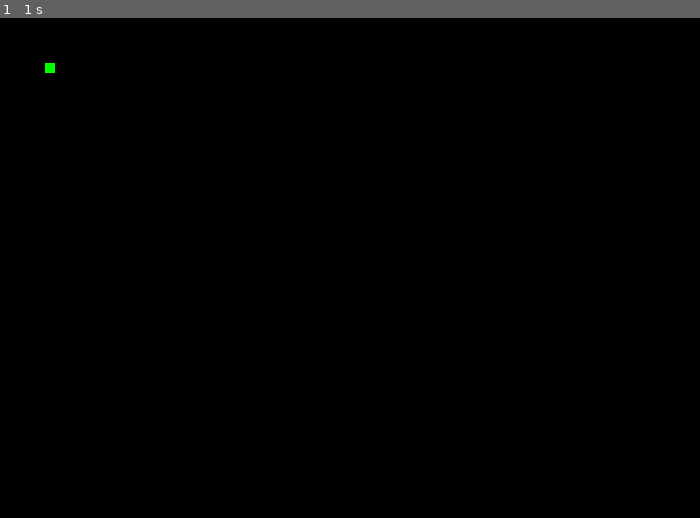
Above: before the commit, frame 1.
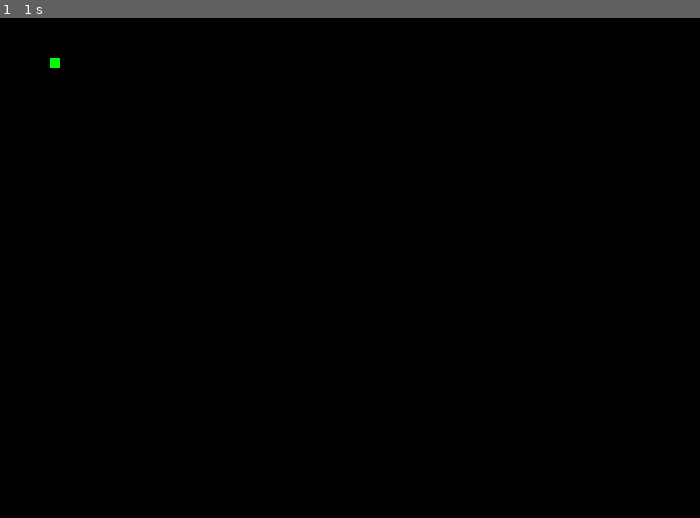
Above: after the commit, the same moment.

Repository: Jaysurya909/Pygames
Game: pygame game, started from snakegame.py
Two runs of this game, one before a commit and one after it. Both use one fixed random seed, a clock stepped at 60 frames per second and the inputs below.
Inputs:
- Up to frame 1 (1 s): hold Right 0.33-0.8 s; hold Up from 0.83 s (still down)

The runs differ from the first frame. In frame 1, less than 0.1% of the frame differs, in the area x 6-9%, y 8-11%.

Commit message:
defined controls for the snake

Diff:
--- a/snakegame.py
+++ b/snakegame.py
@@ -19,19 +19,33 @@
 #Gamevariables
 snake_x=45
 snake_y=45
-snake_size=10
+snake_size_x=10
+snake_size_y=10
 exit_game=False
 
 #Gameloop
 while not exit_game:
     gamewindow.fill(black)
-    pygame.display.update()
+    pygame.draw.rect(gamewindow,green,[snake_x,snake_y,snake_size_x,snake_size_y])
+
 
     for event in pygame.event.get():
         if event.type==pygame.QUIT:
             exit_game=True
 
-    pygame.draw.rect(gamewindow,green,[snake_x,snake_y,snake_size,snake_size])
+
+        if event.type==pygame.KEYDOWN:
+            if event.key==pygame.K_RIGHT:
+                snake_x=snake_x+5
+            if event.key==pygame.K_LEFT:
+                snake_x=snake_x-5
+            if event.key==pygame.K_UP:
+                snake_y=snake_y-5
+            if event.key==pygame.K_DOWN:
+                snake_y=snake_y+5
+
+
+
     pygame.display.update()
 
 
